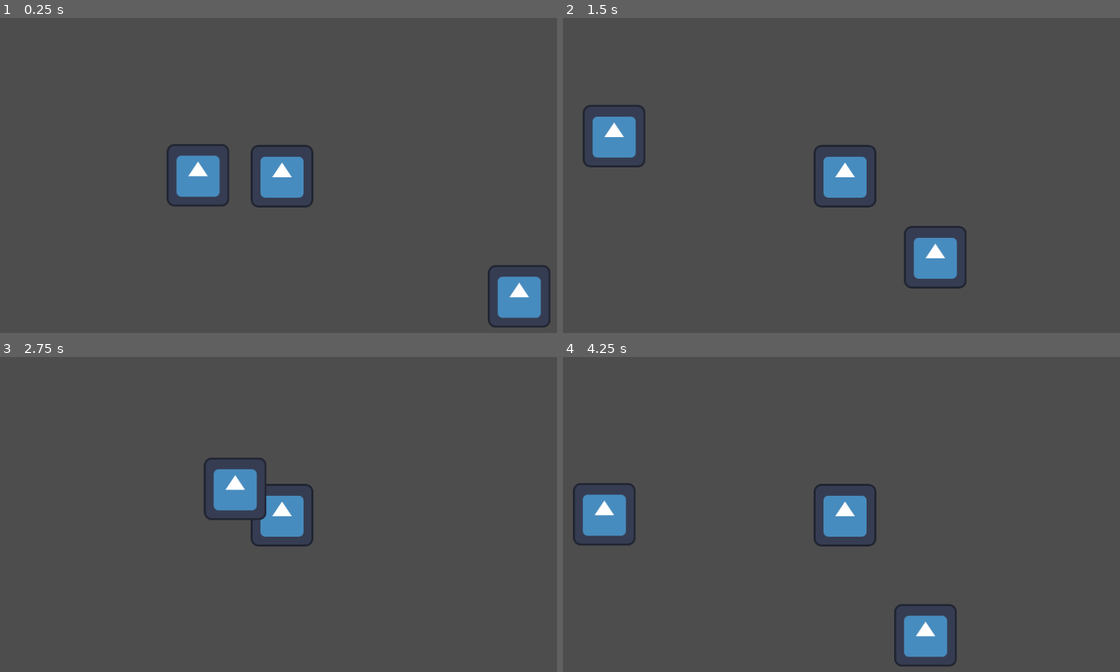
Above: before the commit, frames 1-4 (two rows, left to right).
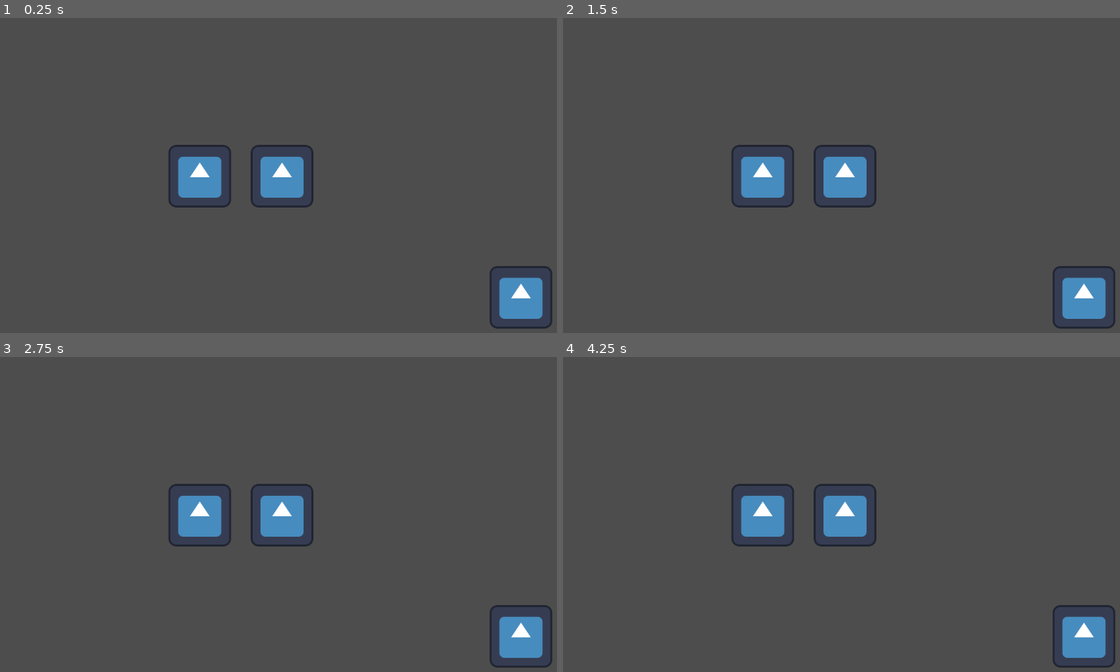
Above: after the commit, the same moments.

Repository: mzhong99/ludum-dare-2024
Game: Godot game, scene res://Examples/ExampleArena.tscn
The game is run twice, just before and just after one commit, with the same random seed, the same clock (stepped at 60 frames per second) and the same inputs. The project has no main scene, so this scene is started directly. The engine's default icon, where the game draws it, is replaced by a stand-in: a white triangle on a blue panel in a dark square.
Inputs (mouse positions are in pixels of both pictures, inside the frame that each line leads up to):
- Up to frame 1 (0.25 s): no input
- Up to frame 2 (1.5 s): tap Enter at 0.5 s; move the mouse to (969, 159) at 0.52 s; hold D (gameplay_move_right, bound only before the commit) 0.53-1.28 s; move the mouse to (730, 191) at 1.27 s; hold S (gameplay_move_down, bound only before the commit) from 1.28 s (still down)
- Up to frame 3 (2.75 s): move the mouse to (339, 445) at 2.02 s; release S (gameplay_move_down, bound only before the commit) at 2.03 s; hold D (gameplay_move_right, bound only before the commit) from 2.03 s (still down)
- Up to frame 4 (4.25 s): move the mouse to (819, 577) at 2.77 s; release D (gameplay_move_right, bound only before the commit) at 2.78 s; hold W (gameplay_move_up, bound only before the commit) 2.78-3.53 s; move the mouse to (1014, 561) at 3.52 s; hold A (gameplay_move_left, bound only before the commit) from 3.53 s (still down); tap Q (skill_q, bound only after the commit) at 4.15 s

The runs differ from the first frame. In frame 1, 1.0% of the frame differs, in the area x 29-100%, y 40-99%; in frame 2, 5.2%; in frame 3, 3.7%; in frame 4, 5.2%, in the area x 1-100%, y 40-99%.

Commit message:
Basic (currently unused) player which can cast a spell. Need to add visibility into cooldown effects

Diff:
--- /dev/null
+++ b/Entity/UnusedPlayer.gd
@@ -0,0 +1,26 @@
+extends Node2D
+
+@onready var skill_table = {
+	"skill_q": $BulletSkill
+}
+
+@onready var skill_active: SkillBase = skill_table[skill_table.keys().front()]
+
+# Called when the node enters the scene tree for the first time.
+func _ready():
+	pass # Replace with function body.
+
+func _process_spellcast_inputs():
+	if skill_active.is_casting_active():
+		return
+
+	for skill_input in skill_table.keys():
+		var skill_base: SkillBase = skill_table[skill_input] as SkillBase
+		if Input.is_action_just_released(skill_input):
+			if skill_active.start_cast():
+				print_debug("skill cast started:", skill_input)
+				skill_active = skill_base
+				return
+
+func _process(delta):
+	_process_spellcast_inputs()
--- /dev/null
+++ b/Entity/UnusedPlayer.tscn
@@ -0,0 +1,17 @@
+[gd_scene load_steps=5 format=3 uid="uid://xunr3oc0ogd6"]
+
+[ext_resource type="Script" path="res://Entity/UnusedPlayer.gd" id="1_2dtbh"]
+[ext_resource type="Texture2D" uid="uid://f0idsbv1voql" path="res://Examples/icon.svg" id="2_p3v40"]
+[ext_resource type="PackedScene" uid="uid://bj30he4tupx8u" path="res://Skills/SkillBase.tscn" id="3_3ye45"]
+[ext_resource type="PackedScene" uid="uid://2a7lk2v7o5fe" path="res://Skills/Bullet.tscn" id="4_tu746"]
+
+[node name="Player" type="Node2D" groups=["PLAYER"]]
+script = ExtResource("1_2dtbh")
+
+[node name="Sprite2D" type="Sprite2D" parent="."]
+texture = ExtResource("2_p3v40")
+
+[node name="Camera2D" type="Camera2D" parent="."]
+
+[node name="BulletSkill" parent="." instance=ExtResource("3_3ye45")]
+skill_spawner = ExtResource("4_tu746")
--- a/Examples/ExampleArena.tscn
+++ b/Examples/ExampleArena.tscn
@@ -6,7 +6,7 @@
 [node name="ExampleArena" type="Node2D"]
 
 [node name="DankMemes" parent="." instance=ExtResource("1_8536u")]
-position = Vector2(171.541, 1.97287)
+position = Vector2(168, 0)
 
 [node name="Camera2D" type="Camera2D" parent="DankMemes"]
 
--- /dev/null
+++ b/Skills/Bullet.gd
@@ -0,0 +1,21 @@
+extends Node2D
+
+@export var speed_pps: float = 1000
+@export var despawn_sec: float = 1.0
+
+@export var despawn_timer: Timer = Utility.create_timer(self, despawn_sec, "_on_despawn_timer_expired", true, true)
+
+var velocity_unit: Vector2 = Vector2.RIGHT
+
+func _on_despawn_timer_expired() -> void:
+	print_debug("despawned")
+	self.queue_free()
+
+func _ready():
+	var player: Node2D = get_tree().get_first_node_in_group("PLAYER")
+	if player != null:
+		velocity_unit = player.global_position.direction_to(get_global_mouse_position())
+		print_debug("spawned")
+
+func _process(delta: float):
+	self.global_position += delta * velocity_unit * speed_pps
--- /dev/null
+++ b/Skills/Bullet.tscn
@@ -0,0 +1,12 @@
+[gd_scene load_steps=3 format=3 uid="uid://2a7lk2v7o5fe"]
+
+[ext_resource type="Script" path="res://Skills/Bullet.gd" id="1_dsmra"]
+[ext_resource type="Script" path="res://Utility/CirclePolygon2D.gd" id="2_irj2y"]
+
+[node name="Bullet" type="Node2D"]
+script = ExtResource("1_dsmra")
+
+[node name="CirclePolygon2D" type="Polygon2D" parent="."]
+polygon = PackedVector2Array(16, 0, 15.6926, 3.12145, 14.7821, 6.12294, 13.3035, 8.88912, 11.3137, 11.3137, 8.88912, 13.3035, 6.12293, 14.7821, 3.12145, 15.6926, -6.99382e-07, 16, -3.12145, 15.6926, -6.12293, 14.7821, -8.88912, 13.3035, -11.3137, 11.3137, -13.3035, 8.88912, -14.7821, 6.12294, -15.6926, 3.12144, -16, -1.39876e-06, -15.6926, -3.12144, -14.7821, -6.12293, -13.3035, -8.88912, -11.3137, -11.3137, -8.88913, -13.3035, -6.12294, -14.7821, -3.12145, -15.6926, 1.90798e-07, -16, 3.12145, -15.6926, 6.12294, -14.7821, 8.88912, -13.3035, 11.3137, -11.3137, 13.3035, -8.88912, 14.7821, -6.12293, 15.6926, -3.12144)
+script = ExtResource("2_irj2y")
+radius = 16.0
--- /dev/null
+++ b/Skills/SkillBase.gd
@@ -0,0 +1,40 @@
+extends Node2D
+class_name SkillBase
+
+@export var cooldown_sec: float = 0.5
+@export var windup_sec: float = 0.1
+@export var winddown_sec: float = 0.2
+
+@export var skill_spawner: PackedScene
+
+@onready var cooldown_timer: Timer = Utility.create_timer(self, cooldown_sec)
+@onready var windup_timer: Timer = Utility.create_timer(self, windup_sec, "_on_windup_finished")
+@onready var winddown_timer: Timer = Utility.create_timer(self, windup_sec, "_on_winddown_finished")
+
+func _ready():
+	pass # Replace with function body.
+
+func _on_windup_finished() -> void:
+	var skill = skill_spawner.instantiate()
+	var child_owner: Node2D = self
+
+	while is_instance_of(child_owner.get_parent(), Node2D):
+		child_owner = child_owner.get_parent()
+	child_owner.add_child(skill)
+	skill.global_position = self.get_parent().global_position
+
+func is_casting_active() -> bool:
+	return windup_timer.time_left > 0 or winddown_timer.time_left > 0
+
+func is_cooling_down() -> bool:
+	return cooldown_timer.time_left > 0
+
+func start_cast() -> bool:
+	if not self.is_cooling_down():
+		windup_timer.start()
+		cooldown_timer.start()
+		return true
+	return false
+
+func _process(_delta: float):
+	pass
--- /dev/null
+++ b/Skills/SkillBase.tscn
@@ -0,0 +1,6 @@
+[gd_scene load_steps=2 format=3 uid="uid://bj30he4tupx8u"]
+
+[ext_resource type="Script" path="res://Skills/SkillBase.gd" id="1_i2kdp"]
+
+[node name="SkillBase" type="Node2D"]
+script = ExtResource("1_i2kdp")
--- /dev/null
+++ b/Utility/CircleCollisionPolygon2D.gd
@@ -0,0 +1,19 @@
+@tool
+extends CollisionPolygon2D
+class_name CircleCollisionPolygon2D
+
+@export var radius: float = 100.0
+@export var num_points: int = 32
+
+func repopulate_polygon() -> void:
+	var points = []
+	for i in range(num_points):
+		var angle = remap(i, 0, num_points, 0, 2 * PI)
+		points.append(Vector2.RIGHT.rotated(angle) * radius)
+	polygon = PackedVector2Array(points)
+
+func _ready():
+	repopulate_polygon()
+
+func _process(_delta):
+	repopulate_polygon()
--- /dev/null
+++ b/Utility/CircleCollisionPolygon2D.tscn
@@ -0,0 +1,14 @@
+[gd_scene load_steps=3 format=3 uid="uid://dafgdiqiodtlc"]
+
+[ext_resource type="Script" path="res://utility/CircleCollisionPolygon2D.gd" id="1_bddfg"]
+[ext_resource type="Script" path="res://utility/CirclePolygon2D.gd" id="2_ue5x1"]
+
+[node name="CircleCollisionPolygon2D" type="CollisionPolygon2D"]
+build_mode = 1
+polygon = PackedVector2Array(100, 0, 98.0785, 19.509, 92.3879, 38.2683, 83.147, 55.557, 70.7107, 70.7107, 55.557, 83.147, 38.2683, 92.3879, 19.509, 98.0785, -4.37114e-06, 100, -19.509, 98.0785, -38.2683, 92.388, -55.557, 83.147, -70.7107, 70.7107, -83.147, 55.557, -92.3879, 38.2683, -98.0785, 19.509, -100, -8.74228e-06, -98.0785, -19.509, -92.3879, -38.2683, -83.147, -55.557, -70.7107, -70.7107, -55.557, -83.1469, -38.2684, -92.3879, -19.509, -98.0785, 1.19249e-06, -100, 19.509, -98.0785, 38.2684, -92.3879, 55.557, -83.147, 70.7107, -70.7107, 83.147, -55.557, 92.388, -38.2683, 98.0785, -19.509)
+script = ExtResource("1_bddfg")
+
+[node name="CirclePolygon2D" type="Polygon2D" parent="."]
+color = Color(1, 1, 1, 0)
+polygon = PackedVector2Array(100, 0, 98.0785, 19.509, 92.3879, 38.2683, 83.147, 55.557, 70.7107, 70.7107, 55.557, 83.147, 38.2683, 92.3879, 19.509, 98.0785, -4.37114e-06, 100, -19.509, 98.0785, -38.2683, 92.388, -55.557, 83.147, -70.7107, 70.7107, -83.147, 55.557, -92.3879, 38.2683, -98.0785, 19.509, -100, -8.74228e-06, -98.0785, -19.509, -92.3879, -38.2683, -83.147, -55.557, -70.7107, -70.7107, -55.557, -83.1469, -38.2684, -92.3879, -19.509, -98.0785, 1.19249e-06, -100, 19.509, -98.0785, 38.2684, -92.3879, 55.557, -83.147, 70.7107, -70.7107, 83.147, -55.557, 92.388, -38.2683, 98.0785, -19.509)
+script = ExtResource("2_ue5x1")
--- /dev/null
+++ b/Utility/CirclePolygon2D.gd
@@ -0,0 +1,39 @@
+@tool
+extends Polygon2D
+class_name CirclePolygon2D
+
+@export var override_parent_radius: bool = true
+@export var radius: float = 100.0: set = set_radius
+@export var num_points: int = 32
+
+func repopulate_polygon() -> void:
+	var points = []
+	for i in range(num_points):
+		var angle = remap(i, 0, num_points, 0, 2 * PI)
+		points.append(Vector2.RIGHT.rotated(angle) * radius)
+	polygon = PackedVector2Array(points)
+
+func set_radius(new_radius: float) -> void:
+	radius = new_radius
+	repopulate_polygon()
+
+func _ready():
+	if not override_parent_radius:
+		var iter = get_parent() as Node
+		while iter != null:
+			var iter_radius = iter.get("radius")
+			if iter_radius != null:
+				radius = iter_radius
+				break
+			iter = iter.get_parent() as Node
+	repopulate_polygon()
+
+func _process(_delta):
+	if not override_parent_radius:
+		var iter = get_parent() as Node
+		while iter != null:
+			var iter_radius = iter.get("radius")
+			if iter_radius != null:
+				radius = iter_radius
+				break
+			iter = iter.get_parent() as Node
--- /dev/null
+++ b/Utility/Utility.gd
@@ -0,0 +1,195 @@
+extends Node
+class_name Utility
+
+static func search_children_by_name(node: Node, search_name: String, recursive: bool = false, default_value = null):
+	for child in node.get_children():
+		if child.name == search_name:
+			return child
+		elif recursive:
+			return search_children_by_name(node, search_name, recursive, default_value)
+	return default_value
+
+static func create_timer(caller: Node, wait_time: float = 1.0,
+	callback: String = "", one_shot: bool = true, autostart: bool = false) -> Timer:
+
+	var timer: Timer = Timer.new()
+	timer.one_shot = one_shot
+	timer.autostart = autostart
+	if wait_time > 0:
+		timer.wait_time = wait_time
+	if callback.length() > 0:
+		timer.connect("timeout", Callable(caller, callback))
+	caller.add_child(timer)
+	return timer
+
+static func percent_left(timer: Timer):
+	return timer.time_left / timer.wait_time
+
+static func percent_progress(timer: Timer) -> float:
+	return (timer.wait_time - timer.time_left) / timer.wait_time
+
+static func permute(arr: Array) -> Array:
+	var result = []
+	if arr.size() == 0:
+		return []
+	if arr.size() == 1:
+		return [arr]
+	if arr.size() == 2:
+		return [[arr[0], arr[1]], [arr[1], arr[0]]]
+
+	for i in range(arr.size()):
+		var tmp = arr.pop_at(i)
+		var subperms = permute(arr)
+		result.append_array(subperms)
+		arr.insert(i, tmp)
+		for j in range(subperms.size()):
+			result[result.size() - 1 - j].insert(0, tmp)
+	return result
+
+static func iter_all(iterable, method: String, args = []) -> bool:
+	for node in iterable:
+		if not node.callv(method, args):
+			return false
+	return true
+
+static func iter_not_all(iterable, method: String, args = []) -> bool:
+	return not iter_all(iterable, method, args)
+
+static func iter_any(iterable, method: String, args = []) -> bool:
+	for node in iterable:
+		if node.callv(method, args):
+			return true
+	return false
+
+static func iter_none(iterable, method: String, args = []) -> bool:
+	return not iter_any(iterable, method, args)
+
+static func iter_call(iterable, method: String, args = []) -> void:
+	for node in iterable:
+		node.callv(method, args)
+
+static func subset_match_property(iterable, property: String, matching) -> Array:
+	var result = []
+	for node in iterable:
+		if node.get(property) == matching:
+			result.append(node)
+	return result
+
+static func find_match_property(iterable, property: String, matching):
+	for node in iterable:
+		if node.get(property) == matching:
+			return node
+	return null
+
+static func sinc(x: float, zero_threshold: float = 0.001):
+	if abs(x) < zero_threshold:
+		var threshold_sinc = sin(zero_threshold) / zero_threshold
+		return remap(abs(x), 0, zero_threshold, 1.0, threshold_sinc)
+	return sin(x) / x
+
+static func vary(val: float, variance: float = 1.0) -> float:
+	return val * pow(variance, randf_range(-1.0, 1.0))
+
+static func random_triangle_point(a: Vector2, b: Vector2, c: Vector2) -> Vector2:
+	return a + sqrt(randf()) * (-a + b + randf() * (c - b))
+
+static func random_point_in_polygon(polygon: PackedVector2Array) -> Vector2:
+	var poly_indices = Geometry2D.triangulate_polygon(polygon)
+
+	@warning_ignore("integer_division")
+	var tri_idx = int((randi() % len(poly_indices)) / 3)
+	var A = polygon[poly_indices[(tri_idx * 3) + 0]]
+	var B = polygon[poly_indices[(tri_idx * 3) + 1]]
+	var C = polygon[poly_indices[(tri_idx * 3) + 2]]
+	return random_triangle_point(A, B, C)
+
+static func harmonic_sum(x: int) -> float:
+	var sg = sign(x)
+	if x < 0: x *= -1
+	var sum = 0.0
+	for i in range(x):
+		sum += 1.0 / float(i + 1.0)
+	return sum * sg
+
+static func random_choice(arr: Array):
+	if arr.is_empty():
+		return null
+	return arr[randi() % len(arr)]
+
+static func closest_node2d(source: Node2D, candidates: Array) -> Node2D:
+	if candidates.is_empty():
+		return null
+
+	var best: Node2D = candidates.front()
+	for node in candidates:
+		var node2d: Node2D = node as Node2D
+		var best_dist = best.global_position.distance_to(source.global_position)
+		var candidate_dist = node2d.global_position.distance_to(source.global_position)
+		if candidate_dist < best_dist:
+			best = node2d
+	return best
+
+static func area_under_curve(curve: Curve):
+	var dx = 1.0 / float(curve.bake_resolution)
+	var area = 0.0
+	for i in range(curve.bake_resolution):
+		var y = curve.interpolate_baked(float(i) / float(curve.bake_resolution))
+		area += y * dx
+	return area
+
+static func create_rect(width: float, height: float, percent: float = 1.0) -> PackedVector2Array:
+	var topleft = Vector2(-width / 2, -height / 2)
+	var botleft = Vector2(-width / 2, +height / 2)
+	var topright = Vector2((-width / 2) + (width * percent), -height / 2)
+	var botright = Vector2((-width / 2) + (width * percent), +height / 2)
+	return PackedVector2Array([topleft, topright, botright, botleft])
+
+static func create_offset_rect(width: float, height: float) -> PackedVector2Array:
+	var topleft = Vector2(0, -height / 2)
+	var botleft = Vector2(0, +height / 2)
+	var topright = Vector2(width, -height / 2)
+	var botright = Vector2(width, +height / 2)
+	return PackedVector2Array([topleft, topright, botright, botleft])
+
+static func longest_matching_prefix(strings: Array[String]) -> String:
+	var result: String = ""
+	if len(strings) == 0:
+		return result
+
+	var haystack: Array[String] = strings.duplicate()
+	haystack.sort_custom(func(a, b): return len(a) < len(b))
+	var needle = haystack[0]
+	for i in range(len(needle)):
+		var all_match: bool = true
+		for candidate in haystack:
+			if candidate[i] != needle[i]:
+				all_match = false
+		if not all_match:
+			break
+		result += needle[i]
+
+	return result
+
+static func tile_coord_to_gpos(tilemap_coord: Vector2i, tilemap: TileMap) -> Vector2:
+	if tilemap != null:
+		return tilemap.to_global(tilemap.map_to_local(tilemap_coord))
+	return Vector2.ZERO
+
+static func gpos_to_tile_coord(gpos: Vector2, tilemap: TileMap) -> Vector2i:
+	if tilemap != null:
+		return tilemap.local_to_map(tilemap.to_local(gpos))
+	print("TILE CONVERSION FAILED, RETURN ORIGIN")
+	return Vector2i.ZERO
+
+static func find_tilemap_from(node: Node):
+	if node == null:
+		return null
+	if node is TileMap:
+		return node
+
+	for child in node.get_children():
+		var tilemap = find_tilemap_from(child)
+		if tilemap != null:
+			return tilemap
+
+	return null
--- /dev/null
+++ b/Utility/algorithms/Pathfinder.gd
@@ -0,0 +1,41 @@
+extends Node
+class_name Pathfinder
+
+static func generate_coord_path(
+	coord_start: Vector2i, coord_goal: Vector2i, tilemap: TileMap, layer: int = 0, cutoff_nodes: int = 256) -> Array[Vector2i]:
+
+	if tilemap.get_cell_tile_data(layer, coord_goal) != null:
+		return []
+
+	var frontier: Array[Vector2i] = [coord_start]
+	var seen: Dictionary = {}
+	while not frontier.is_empty():
+		cutoff_nodes -= 1
+		if cutoff_nodes <= 0:
+			return []
+		var coord: Vector2i = frontier.pop_front()
+		if coord == coord_goal:
+			break
+
+		var neighbors: Array[Vector2i] = [
+			coord + Vector2i.RIGHT,
+			coord + Vector2i.LEFT,
+			coord + Vector2i.UP,
+			coord + Vector2i.DOWN]
+		neighbors.shuffle()
+
+		for neighbor in neighbors:
+			if not seen.has(neighbor) and tilemap.get_cell_tile_data(layer, neighbor) == null:
+				seen[neighbor] = coord
+				frontier.push_back(neighbor)
+
+	if seen.get(coord_goal) == null:
+		return []
+
+	var readback_chain: Array[Vector2i] = []
+	var readback_coord: Vector2i = coord_goal
+	while readback_coord != coord_start:
+		readback_chain.push_front(readback_coord)
+		readback_coord = seen.get(readback_coord)
+
+	return readback_chain
--- a/project.godot
+++ b/project.godot
@@ -16,28 +16,48 @@
 
 [input]
 
-gameplay_move_up={
-"deadzone": 0.5,
-"events": [Object(InputEventKey,"resource_local_to_scene":false,"resource_name":"","device":-1,"window_id":0,"alt_pressed":false,"shift_pressed":false,"ctrl_pressed":false,"meta_pressed":false,"pressed":false,"keycode":0,"physical_keycode":87,"key_label":0,"unicode":119,"echo":false,"script":null)
-]
-}
-gameplay_move_down={
-"deadzone": 0.5,
-"events": [Object(InputEventKey,"resource_local_to_scene":false,"resource_name":"","device":-1,"window_id":0,"alt_pressed":false,"shift_pressed":false,"ctrl_pressed":false,"meta_pressed":false,"pressed":false,"keycode":0,"physical_keycode":83,"key_label":0,"unicode":115,"echo":false,"script":null)
-]
-}
-gameplay_move_left={
-"deadzone": 0.5,
-"events": [Object(InputEventKey,"resource_local_to_scene":false,"resource_name":"","device":-1,"window_id":0,"alt_pressed":false,"shift_pressed":false,"ctrl_pressed":false,"meta_pressed":false,"pressed":false,"keycode":0,"physical_keycode":65,"key_label":0,"unicode":97,"echo":false,"script":null)
-]
-}
-gameplay_move_right={
-"deadzone": 0.5,
-"events": [Object(InputEventKey,"resource_local_to_scene":false,"resource_name":"","device":-1,"window_id":0,"alt_pressed":false,"shift_pressed":false,"ctrl_pressed":false,"meta_pressed":false,"pressed":false,"keycode":0,"physical_keycode":68,"key_label":0,"unicode":100,"echo":false,"script":null)
-]
-}
 gameplay_dodge={
 "deadzone": 0.5,
 "events": [Object(InputEventKey,"resource_local_to_scene":false,"resource_name":"","device":-1,"window_id":0,"alt_pressed":false,"shift_pressed":false,"ctrl_pressed":false,"meta_pressed":false,"pressed":false,"keycode":0,"physical_keycode":32,"key_label":0,"unicode":32,"echo":false,"script":null)
 ]
 }
+skill_q={
+"deadzone": 0.5,
+"events": [Object(InputEventKey,"resource_local_to_scene":false,"resource_name":"","device":-1,"window_id":0,"alt_pressed":false,"shift_pressed":false,"ctrl_pressed":false,"meta_pressed":false,"pressed":false,"keycode":0,"physical_keycode":81,"key_label":0,"unicode":113,"echo":false,"script":null)
+]
+}
+skill_w={
+"deadzone": 0.5,
+"events": [Object(InputEventKey,"resource_local_to_scene":false,"resource_name":"","device":-1,"window_id":0,"alt_pressed":false,"shift_pressed":false,"ctrl_pressed":false,"meta_pressed":false,"pressed":false,"keycode":0,"physical_keycode":87,"key_label":0,"unicode":119,"echo":false,"script":null)
+]
+}
+skill_e={
+"deadzone": 0.5,
+"events": [Object(InputEventKey,"resource_local_to_scene":false,"resource_name":"","device":-1,"window_id":0,"alt_pressed":false,"shift_pressed":false,"ctrl_pressed":false,"meta_pressed":false,"pressed":false,"keycode":0,"physical_keycode":69,"key_label":0,"unicode":101,"echo":false,"script":null)
+]
+}
+skill_r={
+"deadzone": 0.5,
+"events": [Object(InputEventKey,"resource_local_to_scene":false,"resource_name":"","device":-1,"window_id":0,"alt_pressed":false,"shift_pressed":false,"ctrl_pressed":false,"meta_pressed":false,"pressed":false,"keycode":0,"physical_keycode":82,"key_label":0,"unicode":114,"echo":false,"script":null)
+]
+}
+skill_a={
+"deadzone": 0.5,
+"events": [Object(InputEventKey,"resource_local_to_scene":false,"resource_name":"","device":-1,"window_id":0,"alt_pressed":false,"shift_pressed":false,"ctrl_pressed":false,"meta_pressed":false,"pressed":false,"keycode":0,"physical_keycode":65,"key_label":0,"unicode":97,"echo":false,"script":null)
+]
+}
+skill_s={
+"deadzone": 0.5,
+"events": [Object(InputEventKey,"resource_local_to_scene":false,"resource_name":"","device":-1,"window_id":0,"alt_pressed":false,"shift_pressed":false,"ctrl_pressed":false,"meta_pressed":false,"pressed":false,"keycode":0,"physical_keycode":83,"key_label":0,"unicode":115,"echo":false,"script":null)
+]
+}
+skill_d={
+"deadzone": 0.5,
+"events": [Object(InputEventKey,"resource_local_to_scene":false,"resource_name":"","device":-1,"window_id":0,"alt_pressed":false,"shift_pressed":false,"ctrl_pressed":false,"meta_pressed":false,"pressed":false,"keycode":0,"physical_keycode":68,"key_label":0,"unicode":100,"echo":false,"script":null)
+]
+}
+skill_f={
+"deadzone": 0.5,
+"events": [Object(InputEventKey,"resource_local_to_scene":false,"resource_name":"","device":-1,"window_id":0,"alt_pressed":false,"shift_pressed":false,"ctrl_pressed":false,"meta_pressed":false,"pressed":false,"keycode":0,"physical_keycode":70,"key_label":0,"unicode":102,"echo":false,"script":null)
+]
+}
